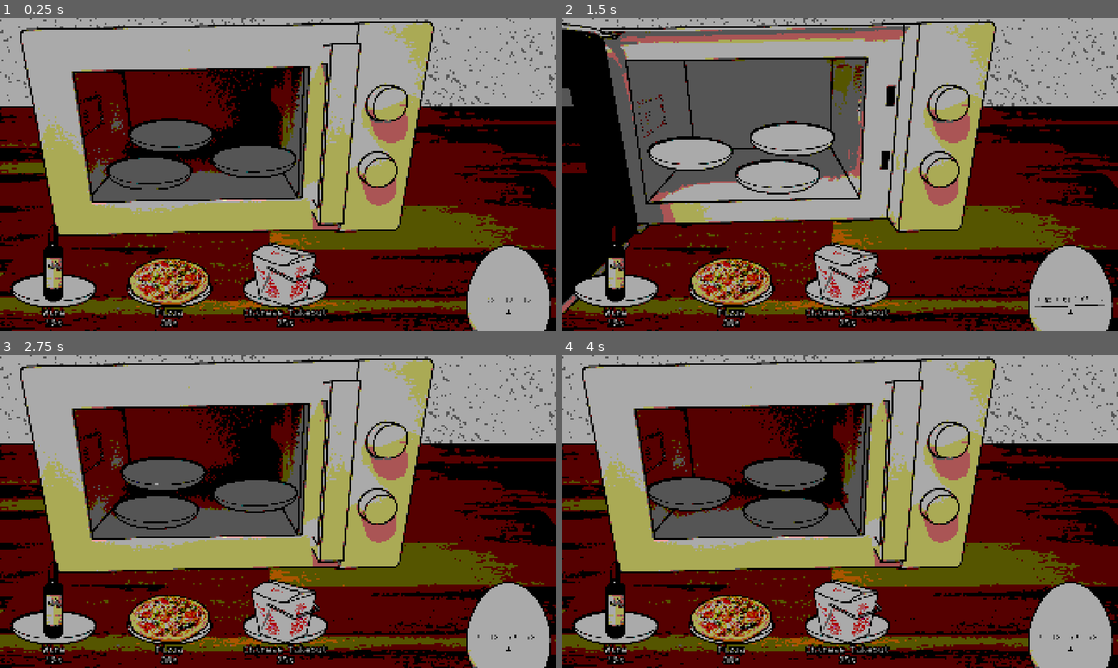
Above: before the commit, frames 1-4 (two rows, left to right).
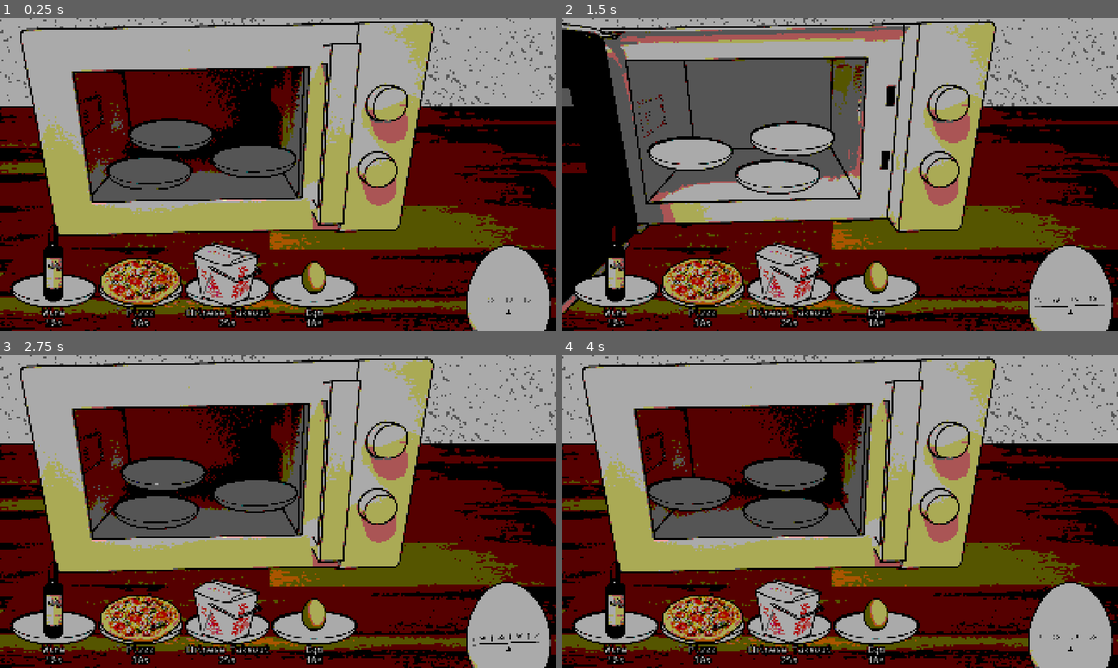
Above: after the commit, the same moments.

Repository: AnJ95/gmtk-2026
Game: Godot game, scene res://main/Main.tscn
The game is run twice, just before and just after one commit, with the same random seed, the same clock (stepped at 60 frames per second) and the same inputs.
Inputs (mouse positions are in pixels of both pictures, inside the frame that each line leads up to):
- Up to frame 1 (0.25 s): no input
- Up to frame 2 (1.5 s): drag from (756, 130) to (617, 290) at 0.52 s; drag from (728, 190) to (784, 136) at 1.27 s
- Up to frame 3 (2.75 s): move the mouse to (333, 442) at 2.02 s; click (333, 442) at 2.17 s
- Up to frame 4 (4 s): drag from (812, 574) to (723, 473) at 2.77 s; move the mouse to (1006, 558) at 3.52 s; click (1006, 558) at 3.67 s

The runs differ from the first frame. In frame 1, 7.8% of the frame differs, in the area x 17-65%, y 71-99%; in frame 2, 7.8%; in frame 3, 8.0%, in the area x 17-100%, y 71-100%; in frame 4, 7.8%.

Commit message:
Add item egg

Diff:
--- /dev/null
+++ b/item/items/item_egg.tscn
@@ -0,0 +1,25 @@
+[gd_scene format=3 uid="uid://c45mhj5ioicdg"]
+
+[ext_resource type="PackedScene" uid="uid://c46yx6w6qiej" path="res://item/item.tscn" id="1_cl7qx"]
+[ext_resource type="Texture2D" uid="uid://dq01ts8p2vas" path="res://item/items/assets/egg_raw.png" id="2_cl7qx"]
+[ext_resource type="Texture2D" uid="uid://xnr0qnu66uxf" path="res://item/items/assets/egg_done.png" id="3_rk0os"]
+[ext_resource type="Texture2D" uid="uid://o3x2b473p071" path="res://item/items/assets/egg_burnt.png" id="4_y3ap8"]
+
+[sub_resource type="RectangleShape2D" id="RectangleShape2D_22orn"]
+size = Vector2(104, 129)
+
+[node name="ItemEgg" unique_id=1400601987 instance=ExtResource("1_cl7qx")]
+item_name = "Egg"
+target = 10
+raw = ExtResource("2_cl7qx")
+done = ExtResource("3_rk0os")
+burnt = ExtResource("4_y3ap8")
+particle_color = Color(0.5176471, 0.45490196, 0.21960784, 1)
+
+[node name="Sprite2D" parent="." index="0" unique_id=157243693]
+position = Vector2(0, -29)
+texture = ExtResource("2_cl7qx")
+
+[node name="CollisionShape2D" parent="Draggable" parent_id_path=PackedInt32Array(1495946638) index="0" unique_id=342224994]
+position = Vector2(0, -63.5)
+shape = SubResource("RectangleShape2D_22orn")
--- a/level/LevelManager.gd
+++ b/level/LevelManager.gd
@@ -3,10 +3,11 @@
 signal level_start(level: Level)
 
 var levels := [
-	Level.new(20, 3, [
+	Level.new(60, 3, [
 		preload("res://item/items/item_wine_bottle.tscn"),
 		preload("res://item/items/item_pizza.tscn"),
-		preload("res://item/items/item_chinese_takeout.tscn")
+		preload("res://item/items/item_chinese_takeout.tscn"),
+		preload("res://item/items/item_egg.tscn")
 	]),
 	Level.new(45, 3, [
 		preload("res://item/items/item_pizza.tscn"),
Binary file added: item/items/assets/egg_burnt.png
Not shown, added: item/items/assets/egg_burnt.png.import
Binary file added: item/items/assets/egg_done.png
Not shown, added: item/items/assets/egg_done.png.import
Binary file added: item/items/assets/egg_raw.png
Not shown, added: item/items/assets/egg_raw.png.import
Not shown, changed: README.md
